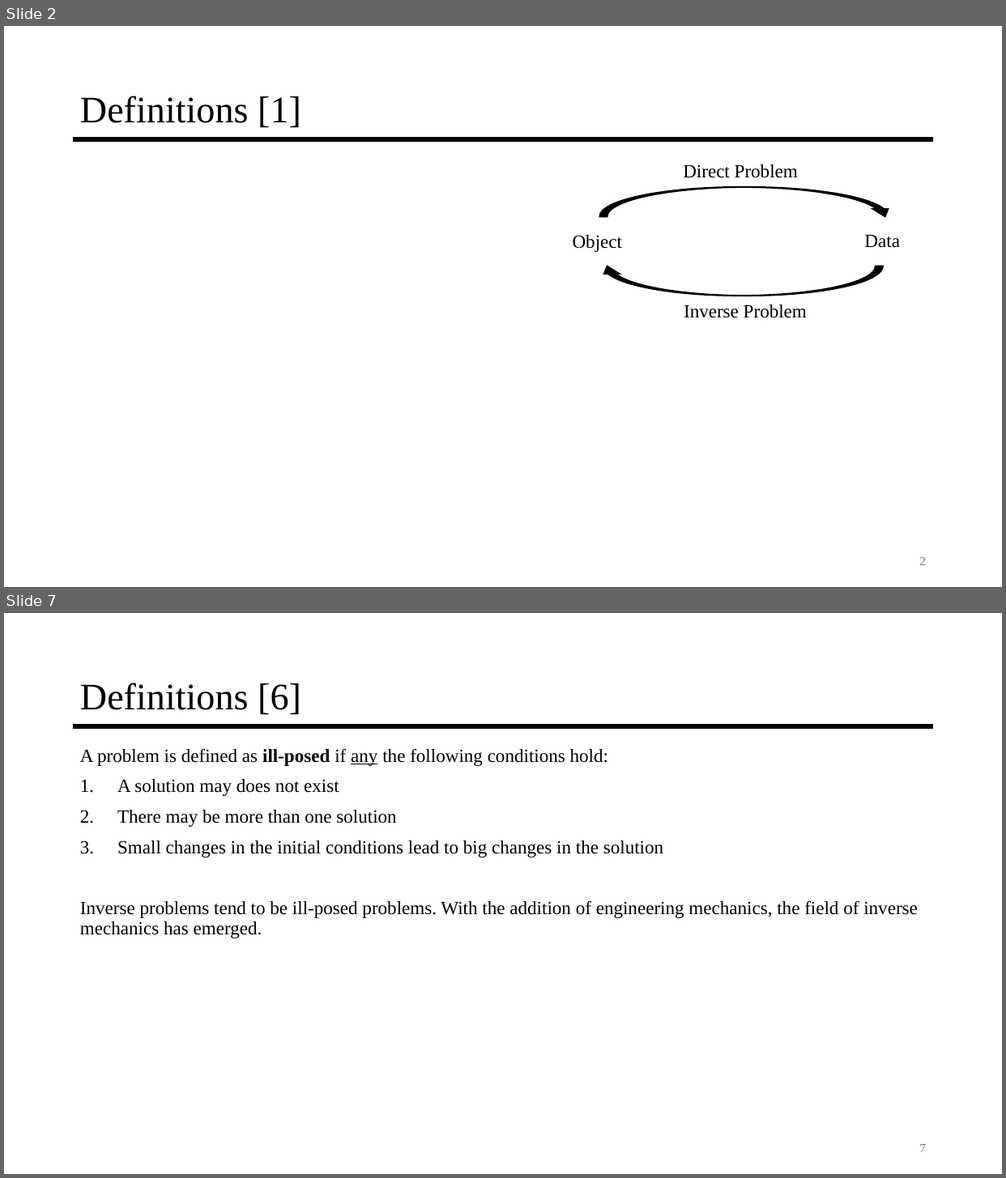
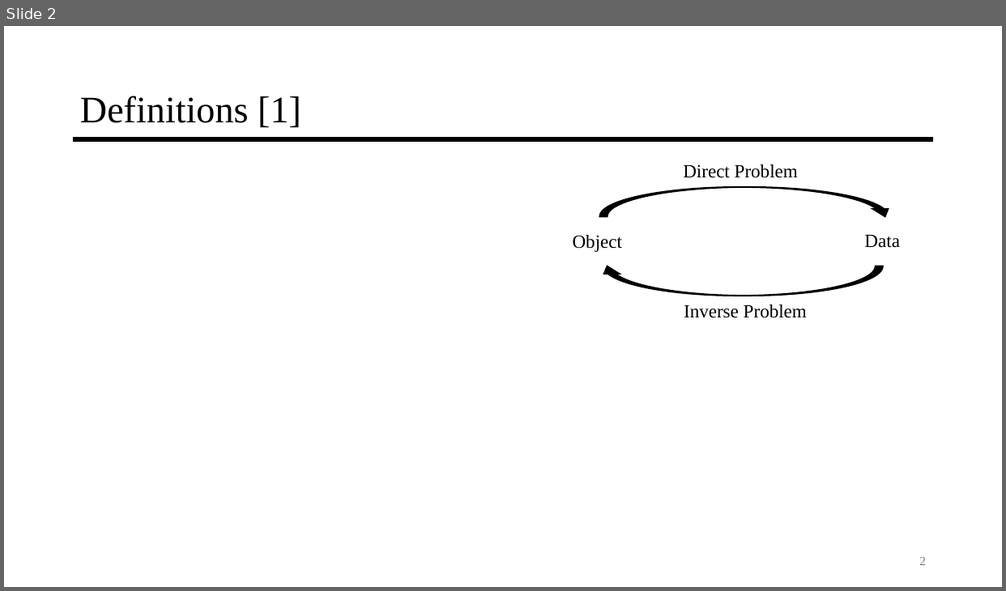
Before and after one commit to jyarch/inverse-mechanics-course, a slide deck: 0-Introduction/0-Introduction.pptx. Shown one above the other, each under a label of ours: slides 2 and 7 before the commit, slide 2 after it; the slides between them are not shown. The pictures are 1006x1178 and 1006x591 pixels, drawn with LibreOffice and Linux fonts; fonts in the diff are those of the drawing; grey boxes stand for pictures. Boxes give left, top, right and bottom in pixels: in the first picture for what was removed or moved away, otherwise in the second. Text is boxed around its words. In the diff, an @@ line names an element or a change of style, - is before the commit and + after.

Commit message:
intro slides - create 3 example problems
problem 1 - image blurring
problem 2 - simple beam problem, direct and inverse
problem 3 - simple beam problem with two materials

in addition, add more detail to definition slides

```diff
--- a/0-Introduction/0-Introduction.pptx
+++ b/0-Introduction/0-Introduction.pptx
@@ slide 7 removed at [4, 613, 1002, 1174], background #FFFFFF; not listed: 1 template element that a slide beside it also shows @@
@@ title removed at [80, 683, 301, 715] @@
-Definitions [6]
@@ text removed at [80, 748, 918, 939] @@
-A problem is defined as ill-posed if any the following conditions hold:
-1. A solution may does not exist
-2. There may be more than one solution
-3. Small changes in the initial conditions lead to big changes in the solution
-Inverse problems tend to be ill-posed problems. With the addition of engineering mechanics, the field of inverse mechanics has emerged.
@@ page number removed at [919, 1144, 926, 1152] @@
-7
```
Also in this commit, not shown: 1 slide changed, 8 slides added, 3 other slides removed, 1 other file.
